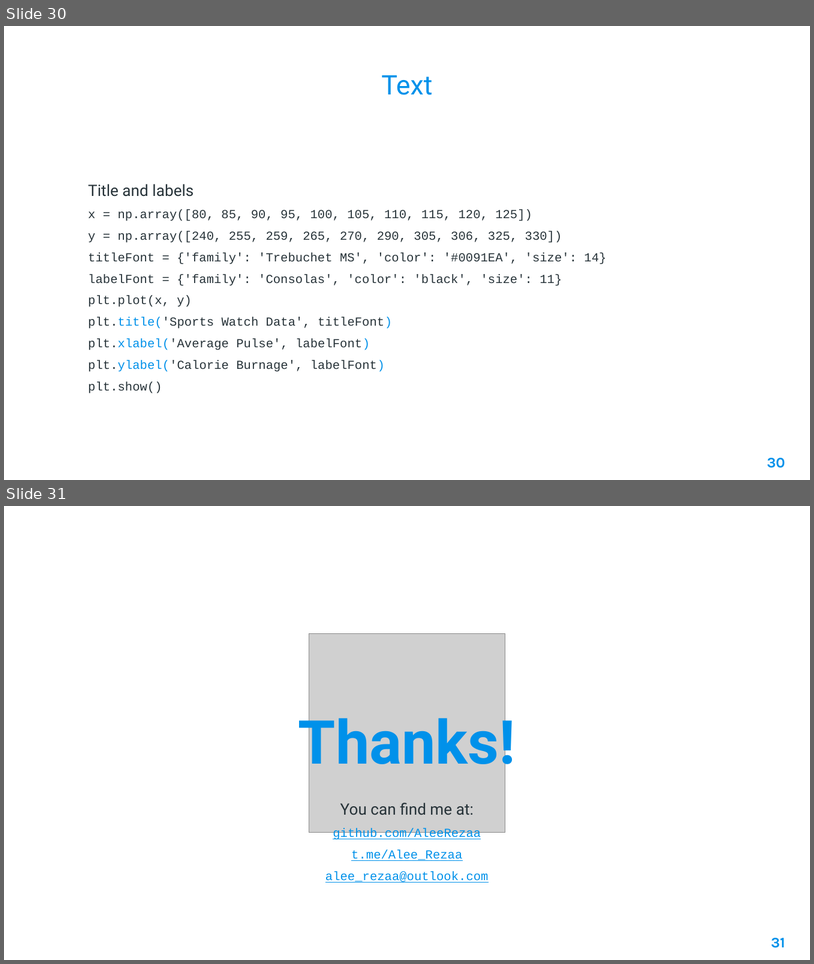
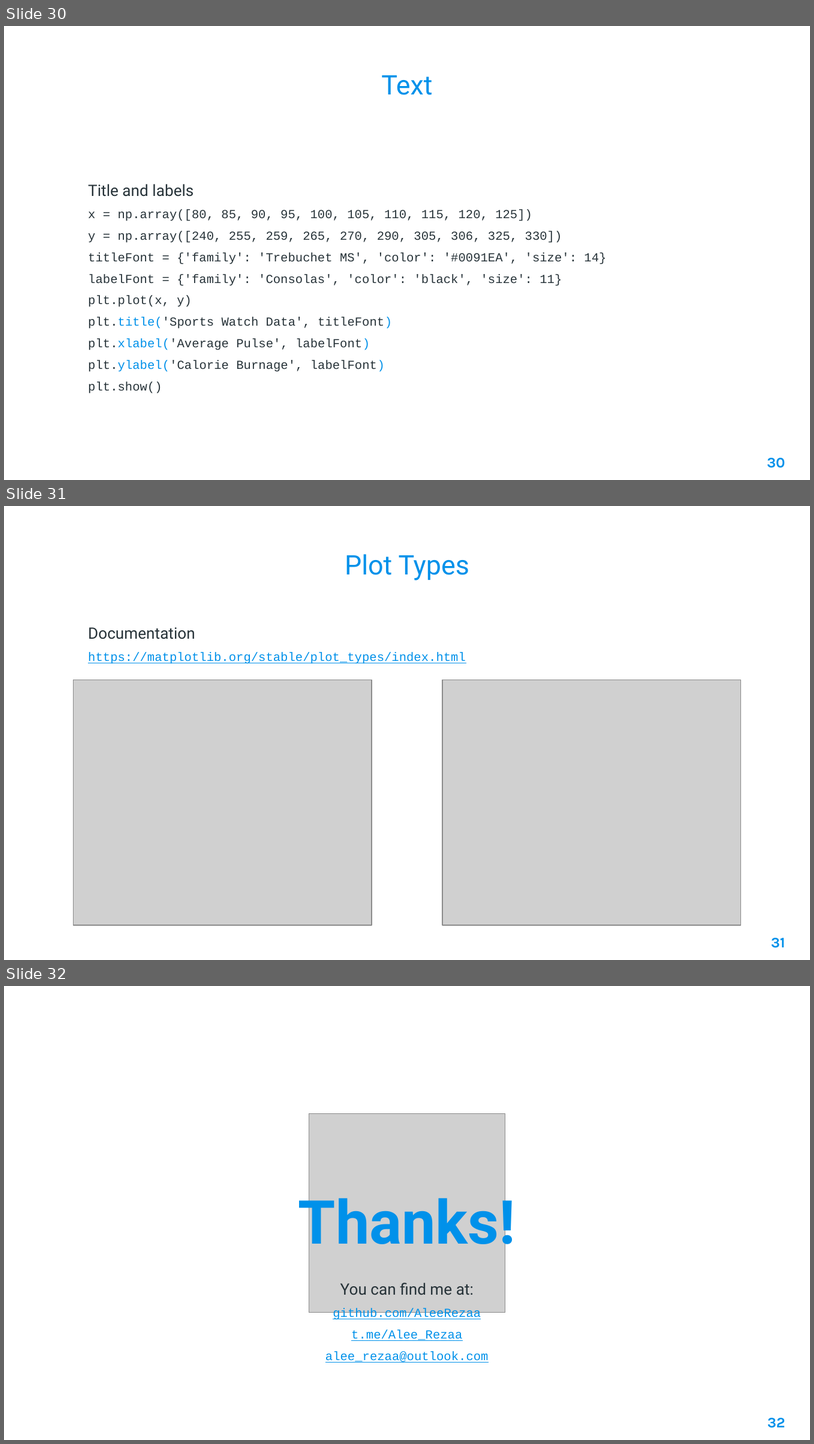
Before and after one commit to AleeRezaa/learn-python, a slide deck: Powerpoint/2 Data Science.pptx. Shown one above the other, each under a label of ours: slides 30 and 31 before the commit, slides 30, 31 and 32 after it. The pictures are 814x964 and 814x1444 pixels, drawn with LibreOffice and Linux fonts; fonts in the diff are those of the drawing; grey boxes stand for pictures; background and template pictures are left out. Boxes give left, top, right and bottom in pixels: in the first picture for what was removed or moved away, otherwise in the second. Text is boxed around its words. In the diff, an @@ line names an element or a change of style, - is before the commit and + after.

```diff
--- a/Powerpoint/2 Data Science.pptx
+++ b/Powerpoint/2 Data Science.pptx
@@ slide 31 added at <box>4,506,810,960</box>, background picture (left out) @@
@@ title added at <box>345,554,470,580</box>, 24 pt, text #0091EA @@
+Plot Types
@@ text added at <box>88,627,466,664</box>, 11 pt, text #0091EA, underline @@
+Documentation
+https://matplotlib.org/stable/plot_types/index.html
@@ picture added at <box>74,680,372,925</box> @@
@@ picture added at <box>443,680,741,925</box> @@
@@ page number added at <box>771,937,786,948</box>, 13 pt, text #0091EA, bold @@
+31
@@ what was slide 31 is now slide 32 @@
@@ page number at <box>768,1417,786,1428</box>: text changed @@
-31
+32
```
Also in this commit, not shown: 1 other file.
